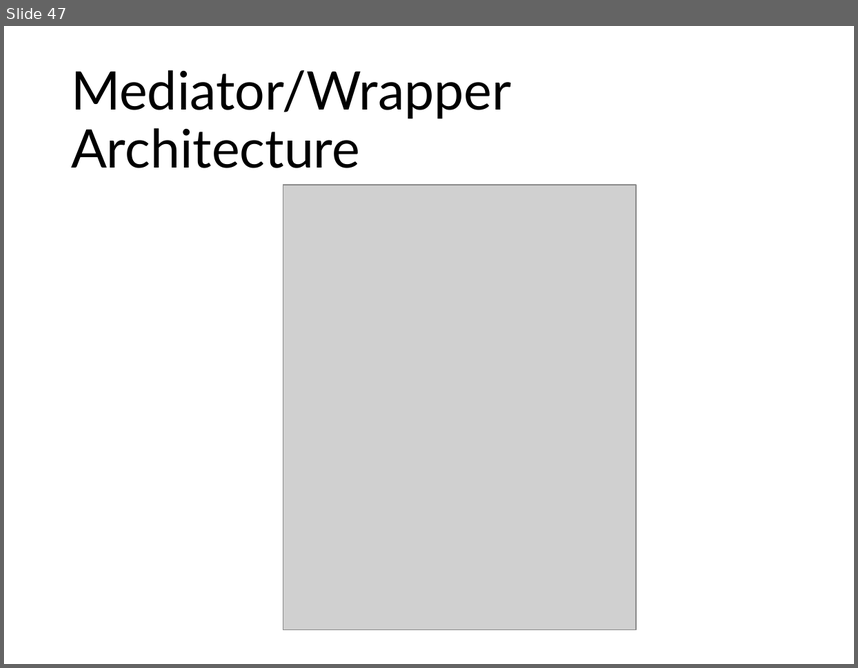
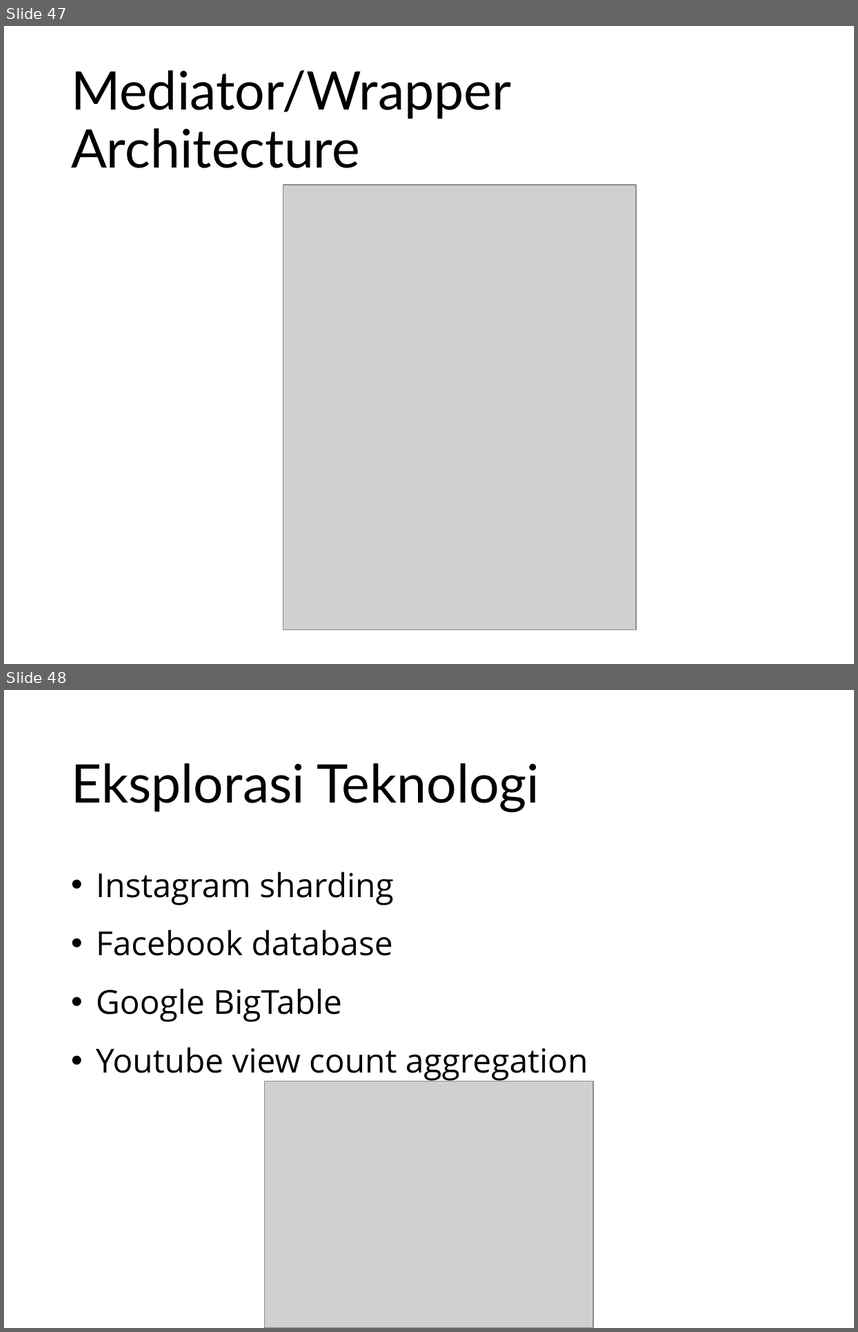
Before and after one commit to munif/distributed-database, a slide deck: 161702/docs/01. Distributed Database.pptx. Shown one above the other, each under a label of ours: slide 47 before the commit, slides 47 and 48 after it. The pictures are 858x668 and 858x1332 pixels, drawn with LibreOffice and Linux fonts; fonts in the diff are those of the drawing; grey boxes stand for pictures. Boxes give left, top, right and bottom in pixels: in the first picture for what was removed or moved away, otherwise in the second. Text is boxed around its words. In the diff, an @@ line names an element or a change of style, - is before the commit and + after.

```diff
--- a/161702/docs/01. Distributed Database.pptx
+++ b/161702/docs/01. Distributed Database.pptx
@@ slide 48 added at <box>4,690,854,1328</box>, background #FFFFFF @@
@@ title added at <box>71,763,540,811</box>, 45 pt, text #000000 @@
+Eksplorasi Teknologi
@@ text added at <box>96,871,588,1081</box>, 28 pt, text #000000 @@
+• Instagram sharding
+• Facebook database
+• Google BigTable
+• Youtube view count aggregation
@@ picture added at <box>265,1081,594,1328</box> @@
```
Also in this commit, not shown: 3 slides changed, 1 other slide added.
